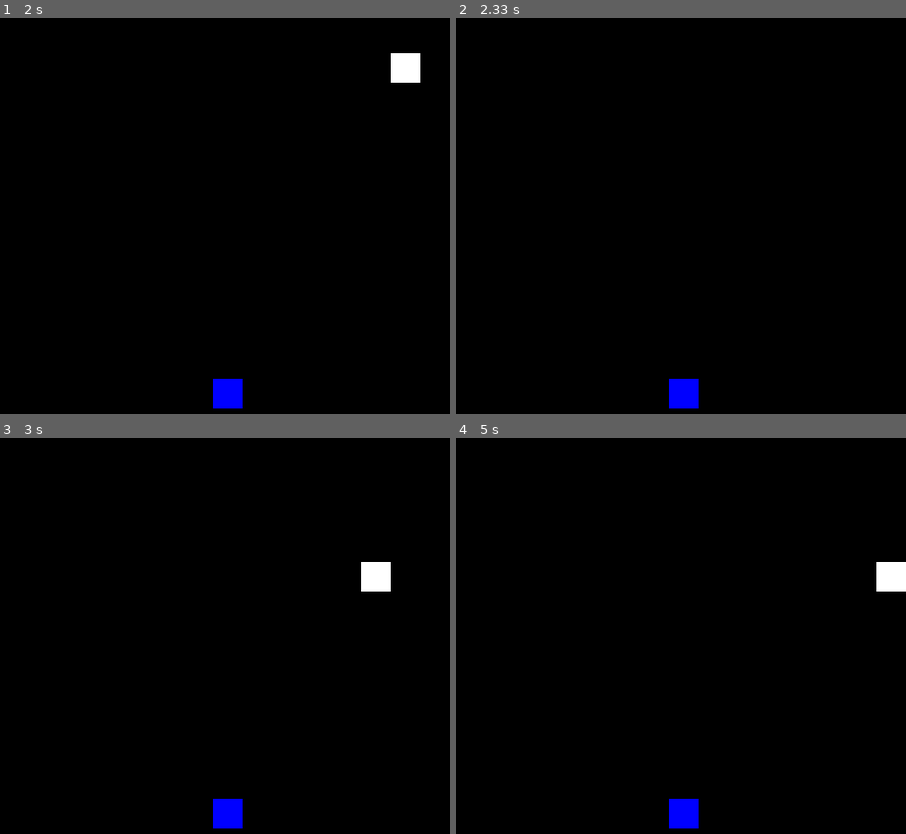
Above: before the commit, frames 1-4 (two rows, left to right).
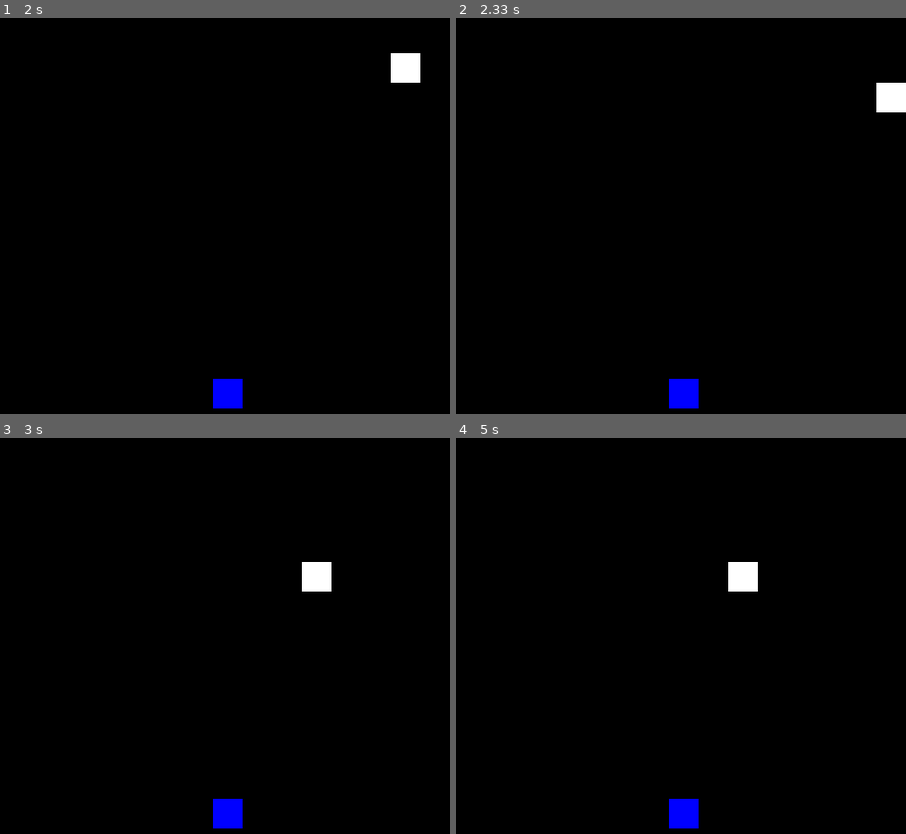
Above: after the commit, the same moments.

Repository: Joe-Newm/Pygame-Snake
Game: pygame game, started from main.py
Two runs of this game, one before a commit and one after it. Both use one fixed random seed, a clock stepped at 60 frames per second and the inputs below.
Inputs:
- Up to frame 1 (2 s): hold Right 0.33-0.8 s; hold Up 0.83-1.13 s; hold Right 1.17-1.63 s; hold Left from 1.67 s (still down)
- Up to frame 2 (2.33 s): release Left at 2.2 s; hold Down from 2.23 s (still down)
- Up to frame 3 (3 s): release Down at 2.53 s; hold Left 2.57-2.97 s
- Up to frame 4 (5 s): hold Up 3-3.37 s; hold Right 3.4-4.03 s; hold Down 4.07-4.43 s; hold Left 4.47-4.93 s; hold Right from 4.97 s (still down)

Frame 1 is identical in both runs. In frame 2, 0.5% of the frame differs, in the area x 93-100%, y 16-24%; in frame 3, 1.0%, in the area x 67-87%, y 31-39%; in frame 4, 1.0%.

Commit message:
added border detection and controller support

Diff:
--- a/main.py
+++ b/main.py
@@ -22,6 +22,10 @@
 food = Food((random.randint(0,15)*32,random.randint(0,15)*32))
 food_list.add(food)
 
+#controller
+pygame.joystick.init()
+joysticks = [pygame.joystick.Joystick(i) for i in range(pygame.joystick.get_count())]
+
 
 while running:
     # poll for events
@@ -31,6 +35,7 @@
             pygame.quit
             exit()
         snake.get_input(event)
+
 
     # fill the screen with a color to wipe away anything from last frame
     screen.fill("black")
--- a/snake.py
+++ b/snake.py
@@ -11,34 +11,80 @@
         self.rect = self.image.get_rect(topleft = pos)
         #snake segment list
         self.snake_list = []
+        self.direction_change_allowed = True
+        self.vel = 0
+
 
 
 
     def get_input(self, event):
         if event.type == pygame.KEYDOWN:
-            if event.key == pygame.K_RIGHT and self.direction != "left":
-                self.direction = "right"
-            elif event.key == pygame.K_LEFT and self.direction != "right":
-                self.direction = "left"
-            elif event.key == pygame.K_UP and self.direction != "down":
-                self.direction = "up"
-            elif event.key == pygame.K_DOWN and self.direction != "up":
-                self.direction = "down"
+            self.image.fill("white")
+            if self.direction_change_allowed:
+                if event.key == pygame.K_RIGHT and self.direction != "left":
+                    self.direction = "right"
+                elif event.key == pygame.K_LEFT and self.direction != "right":
+                    self.direction = "left"
+                elif event.key == pygame.K_UP and self.direction != "down":
+                    self.direction = "up"
+                elif event.key == pygame.K_DOWN and self.direction != "up":
+                    self.direction = "down"
+            self.direction_change_allowed = False
+
+        if event.type == pygame.JOYBUTTONDOWN:
+            self.image.fill("white")
+            if self.direction_change_allowed:
+                if event.button == 14 and self.direction != "left":
+                    self.direction = "right"
+                elif event.button == 13 and self.direction != "right":
+                    self.direction = "left"
+                elif event.button == 11 and self.direction != "down":
+                    self.direction = "up"
+                elif event.button == 12 and self.direction != "up":
+                    self.direction = "down"
+            self.direction_change_allowed = False
+
+
+
 
 
     def direction_check(self):
+        self.vel = 32
         if self.direction == "down":
+            self.rect.y += self.vel
+        elif self.direction == "up":
+            self.rect.y -= self.vel
+        if self.direction == "left":
+            self.rect.x -= self.vel
+        elif self.direction == "right":
+            self.rect.x += self.vel
+        if self.direction == "stop":
+            self.vel = 0
+
+    def death(self):
+        self.direction = "stop"
+        self.image.fill("red")
+
+    def death_check(self):
+        if self.rect.x < 0:
+            self.death()
+            self.rect.x += 32
+        if self.rect.x > 480:
+            self.death()
+            self.rect.x -= 32
+        if self.rect.y < 0:
+            self.death()
             self.rect.y += 32
-        elif self.direction == "up":
+        if self.rect.y > 480:
+            self.death()
             self.rect.y -= 32
-        if self.direction == "left":
-            self.rect.x -= 32
-        elif self.direction == "right":
-            self.rect.x += 32
+
 
 
     def update(self, screen):
         self.direction_check()
+        self.direction_change_allowed = True
+        self.death_check()
 
         for segment in self.snake_list:
             pygame.draw.rect(screen, (255, 255, 255), segment)
